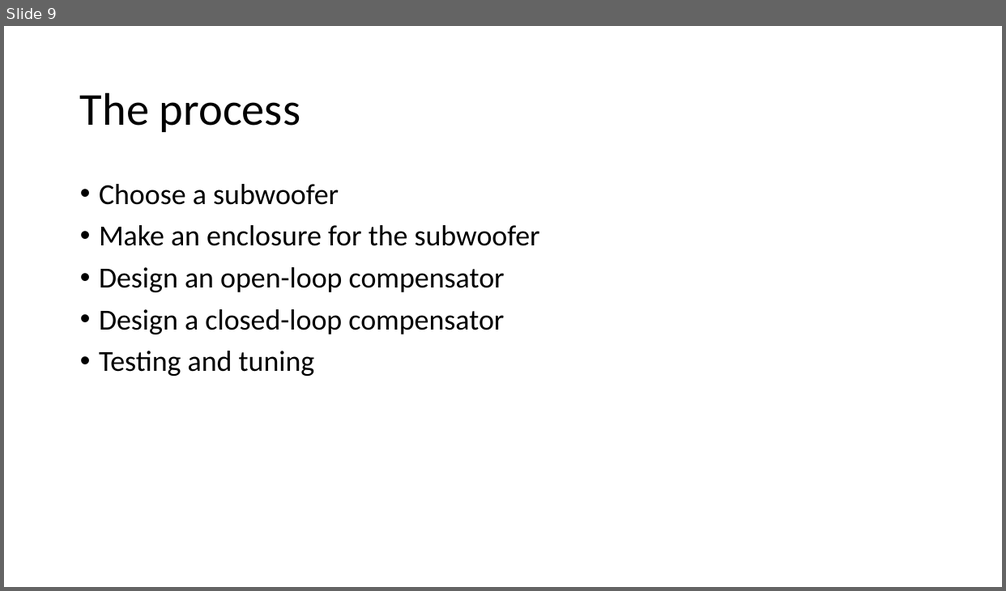
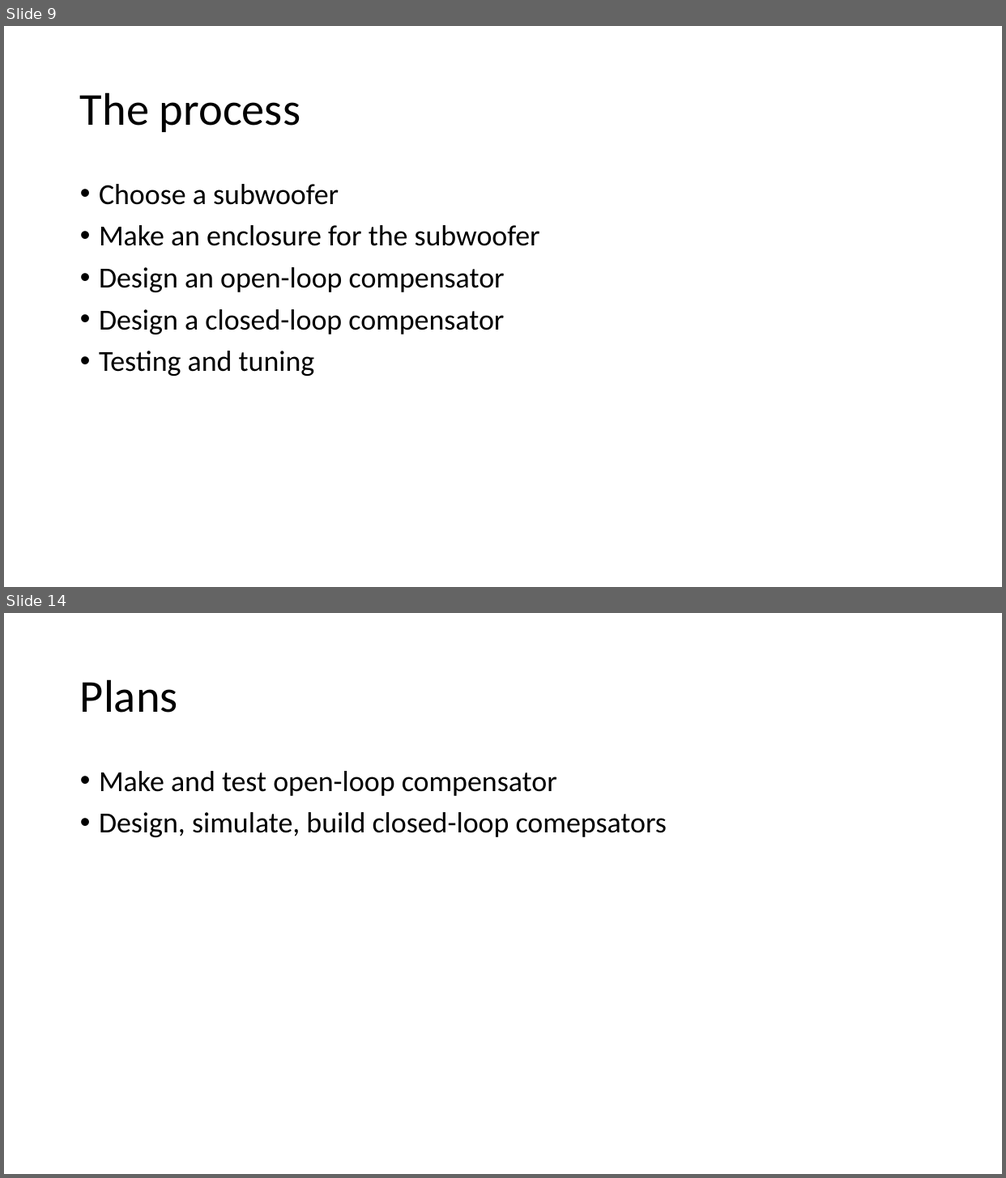
Before and after one commit to spez1998/3rd-year-project, a slide deck: Deliverables/2ndMarkerViva/viva_presentation.pptx. Shown one above the other, each under a label of ours: slide 9 before the commit, slides 9 and 14 after it; the slides between them are not shown. The pictures are 1006x591 and 1006x1178 pixels, drawn with LibreOffice and Linux fonts; fonts in the diff are those of the drawing. Boxes give left, top, right and bottom in pixels: in the first picture for what was removed or moved away, otherwise in the second. Text is boxed around its words. In the diff, an @@ line names an element or a change of style, - is before the commit and + after.

```diff
--- a/Deliverables/2ndMarkerViva/viva_presentation.pptx
+++ b/Deliverables/2ndMarkerViva/viva_presentation.pptx
@@ slide 14 added at [4,613,1002,1174], background #FFFFFF @@
@@ title added at [80,679,178,713], 44 pt, text #000000 @@
+Plans
@@ text added at [99,771,667,837], 28 pt, text #000000 @@
+• Make and test open-loop compensator
+• Design, simulate, build closed-loop comepsators
```
Also in this commit, not shown: 5 slides changed, 2 other slides added, 1 other file.
